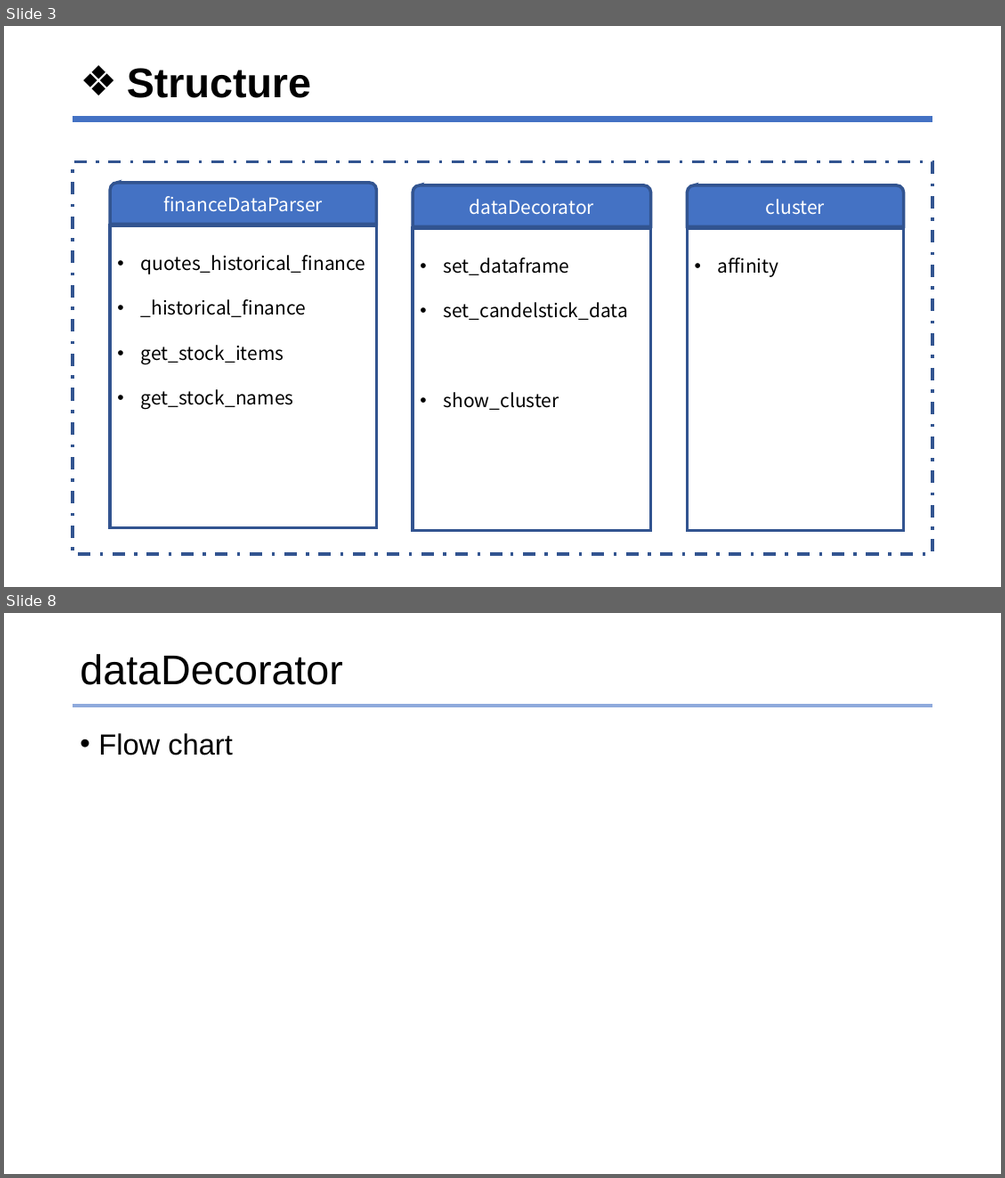
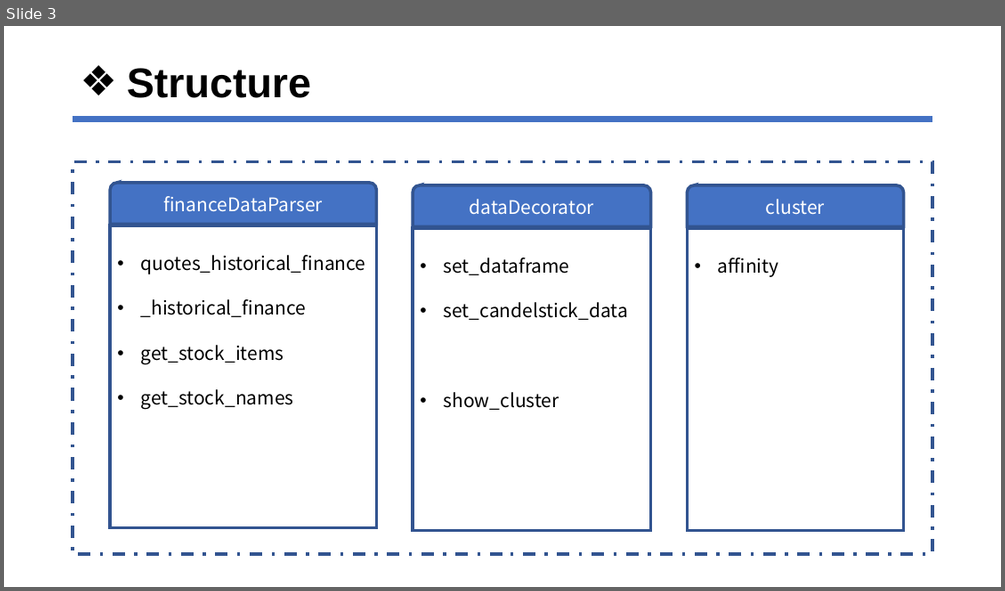
Before and after one commit to jhyun0919/skku_python_proj, a slide deck: etc/skku_term_proj.pptx. Shown one above the other, each under a label of ours: slides 3 and 8 before the commit, slide 3 after it; the slides between them are not shown. The pictures are 1005x1178 and 1005x591 pixels, drawn with LibreOffice and Linux fonts; fonts in the diff are those of the drawing. Boxes give left, top, right and bottom in pixels: in the first picture for what was removed or moved away, otherwise in the second. Text is boxed around its words. In the diff, an @@ line names an element or a change of style, - is before the commit and + after.

```diff
--- a/etc/skku_term_proj.pptx
+++ b/etc/skku_term_proj.pptx
@@ slide 8 removed at bbox=[4, 613, 1001, 1174], background #FFFFFF @@
@@ title removed at bbox=[80, 654, 343, 685] @@
-dataDecorator
@@ line removed from (73, 706) to (933, 706) @@
@@ text removed at bbox=[98, 733, 233, 755] @@
-• Flow chart
```
Also in this commit, not shown: 8 slides changed, 11 slides added, 4 other slides removed, 4 other files.
